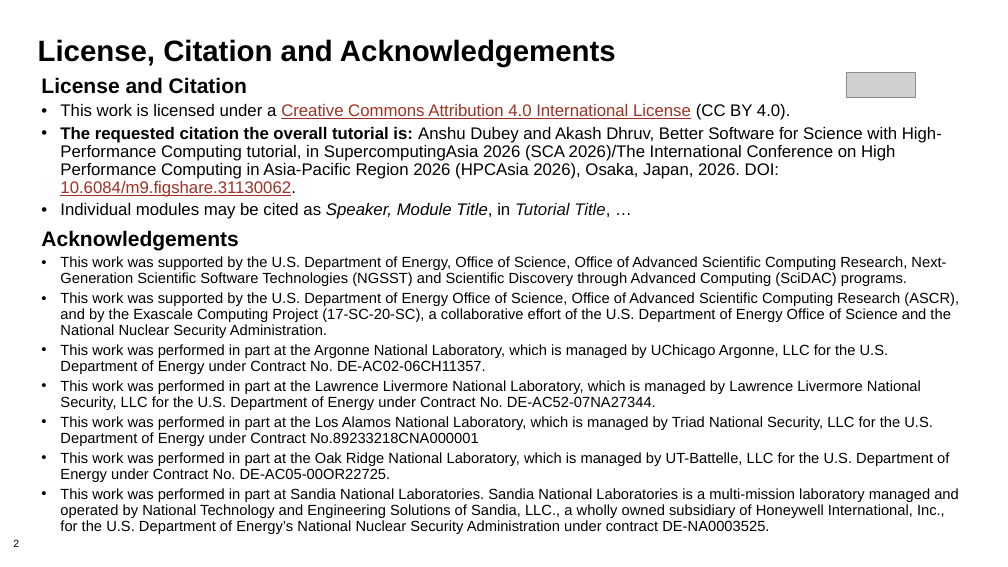
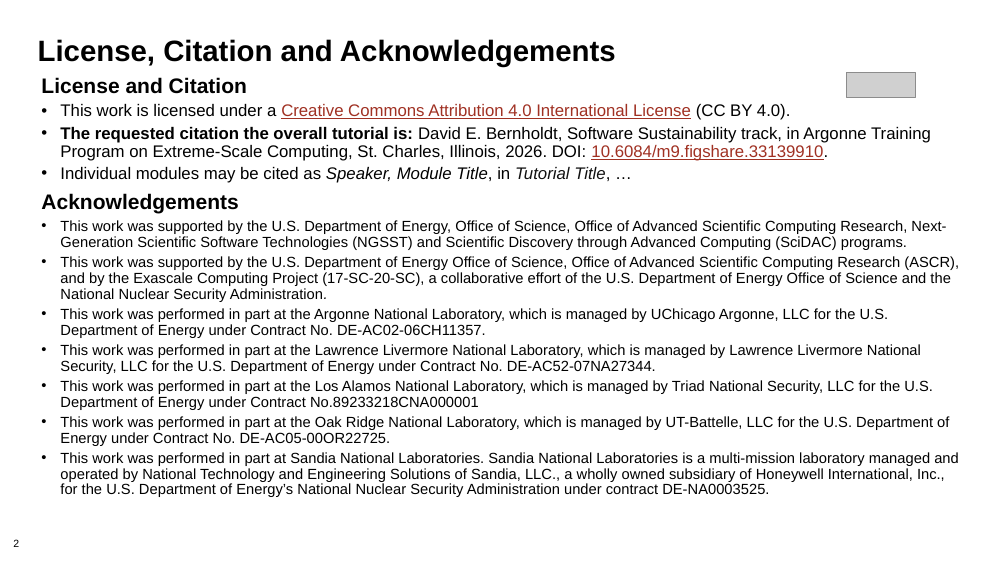
Before and after one commit to bssw-tutorial/presentations, a slide deck: slide 2 of testing.pptx. Drawn at 1008x567 pixels with LibreOffice and Linux fonts; fonts in the diff are those of the drawing; grey boxes stand for pictures. Boxes give left, top, right and bottom in pixels: in the first picture for what was removed or moved away, otherwise in the second. Text is boxed around its words. In the diff, an @@ line names an element or a change of style, - is before the commit and + after.

```diff
--- a/testing.pptx
+++ b/testing.pptx
@@ text at box(60, 127, 931, 161): text changed @@
-• The requested citation the overall tutorial is: Anshu Dubey and Akash Dhruv, Better Software for Science with High-Performance Computing tutorial, in SupercomputingAsia 2026 (SCA 2026)/The International Conference on High Performance Computing in Asia-Pacific Region 2026 (HPCAsia 2026), Osaka, Japan, 2026. DOI: 10.6084/m9.figshare.31130062.
+• The requested citation the overall tutorial is: David E. Bernholdt, Software Sustainability track, in Argonne Training Program on Extreme-Scale Computing, St. Charles, Illinois, 2026. DOI: 10.6084/m9.figshare.33139910.
```
Also in this commit, not shown: 3 other slides changed.
